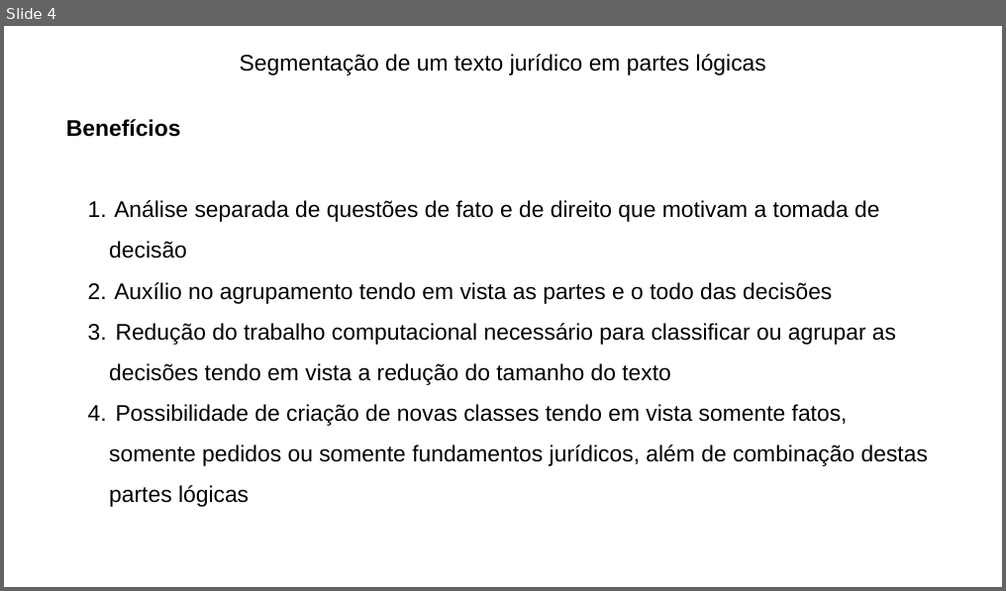
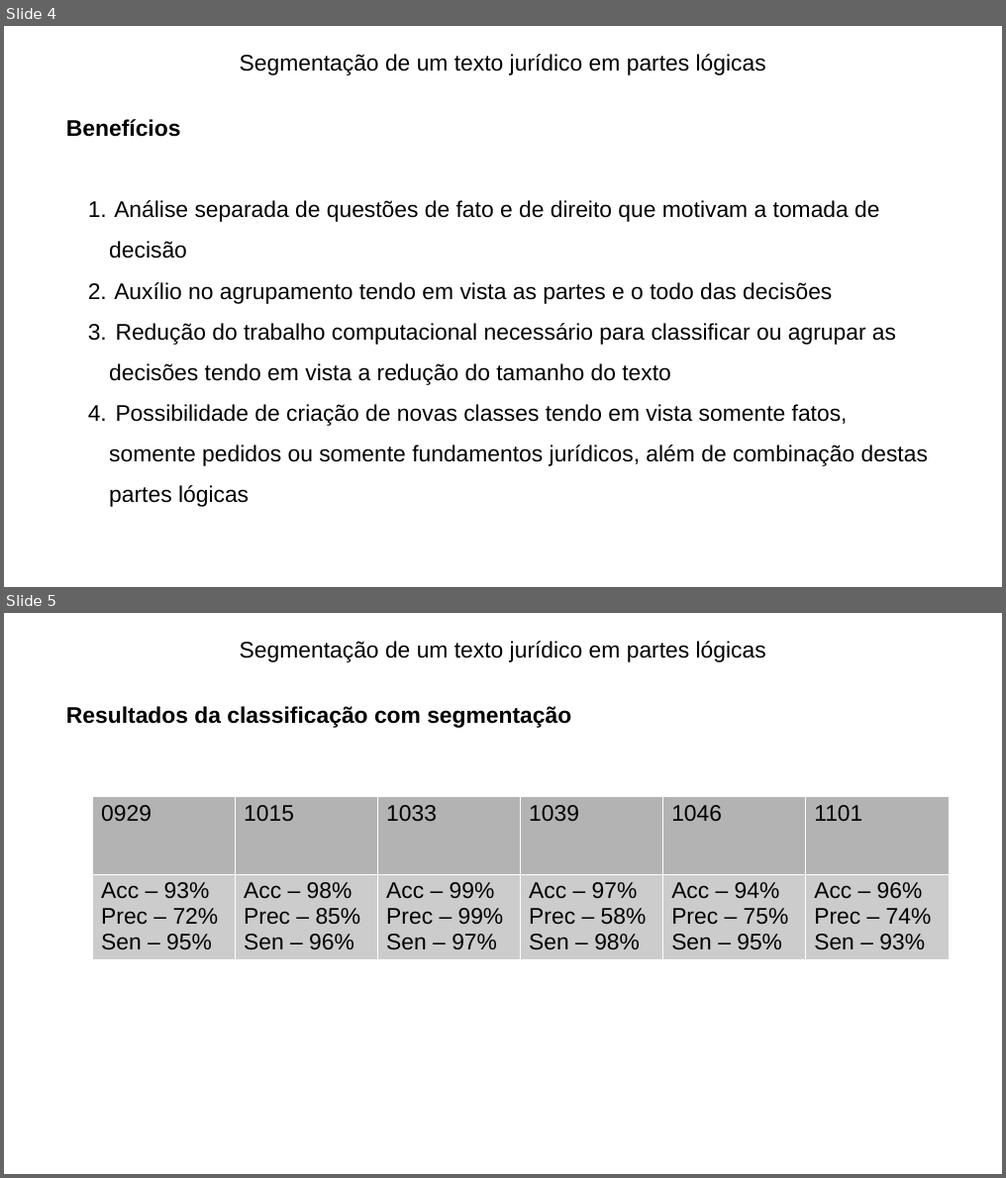
Before and after one commit to danilopcarlotti/TJSP_clustering, a slide deck: Classic_ml/reports/Apresentação segmentação lógica.pptx. Shown one above the other, each under a label of ours: slide 4 before the commit, slides 4 and 5 after it. The pictures are 1006x591 and 1006x1178 pixels, drawn with LibreOffice and Linux fonts; fonts in the diff are those of the drawing. Boxes give left, top, right and bottom in pixels: in the first picture for what was removed or moved away, otherwise in the second. Text is boxed around its words. In the diff, an @@ line names an element or a change of style, - is before the commit and + after.

```diff
--- a/Classic_ml/reports/Apresentação segmentação lógica.pptx
+++ b/Classic_ml/reports/Apresentação segmentação lógica.pptx
@@ slide 5 added at box(4, 613, 1002, 1174), background #FFFFFF @@
@@ text added at box(240, 641, 766, 663), 18 pt, text #000000 @@
+Segmentação de um texto jurídico em partes lógicas
@@ text added at box(66, 706, 571, 728), 18 pt, text #000000, bold @@
+Resultados da classificação com segmentação
@@ table added at box(93, 797, 951, 955), 2 rows, 6 columns @@
+0929 | 1015 | 1033 | 1039 | 1046 | 1101
+Acc – 93% / Prec – 72% / Sen – 95% | Acc – 98% / Prec – 85% / Sen – 96% | Acc – 99% / Prec – 99% / Sen – 97% | Acc – 97% / Prec – 58% / Sen – 98% | Acc – 94% / Prec – 75% / Sen – 95% | Acc – 96% / Prec – 74% / Sen – 93%
```
Also in this commit, not shown: 3 other slides changed, 1 other slide added, 14 other files.
